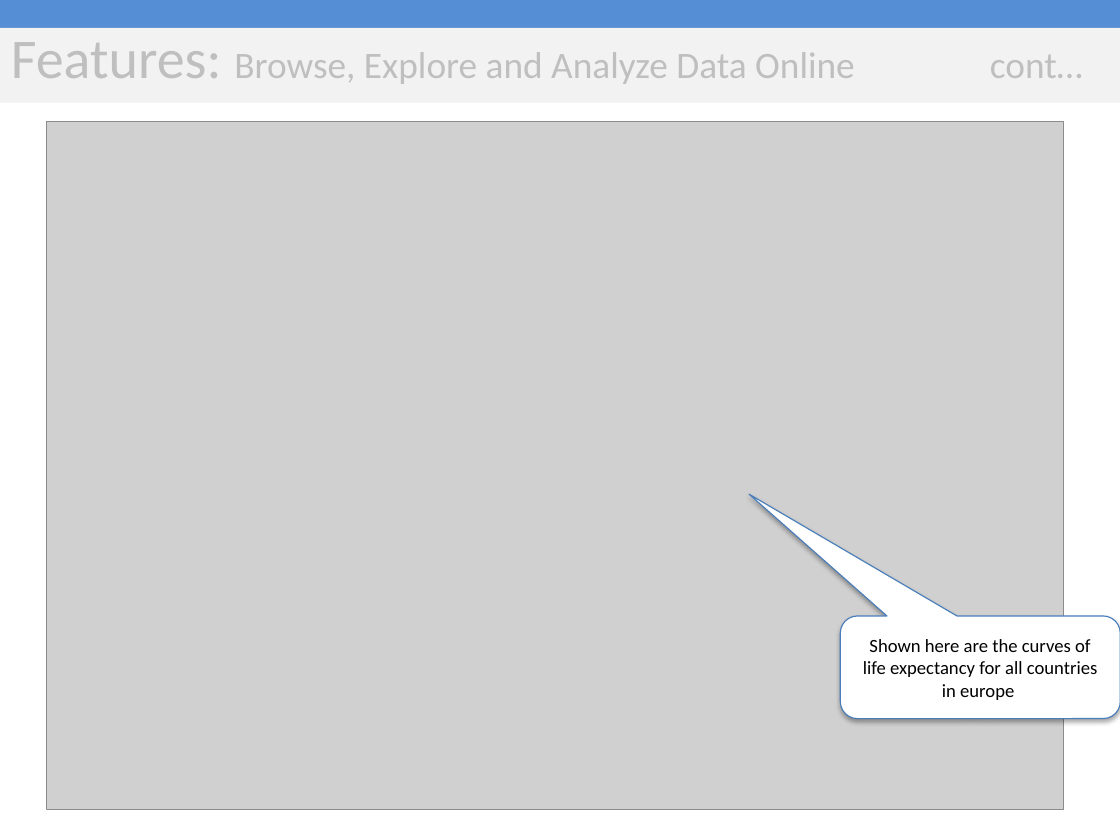
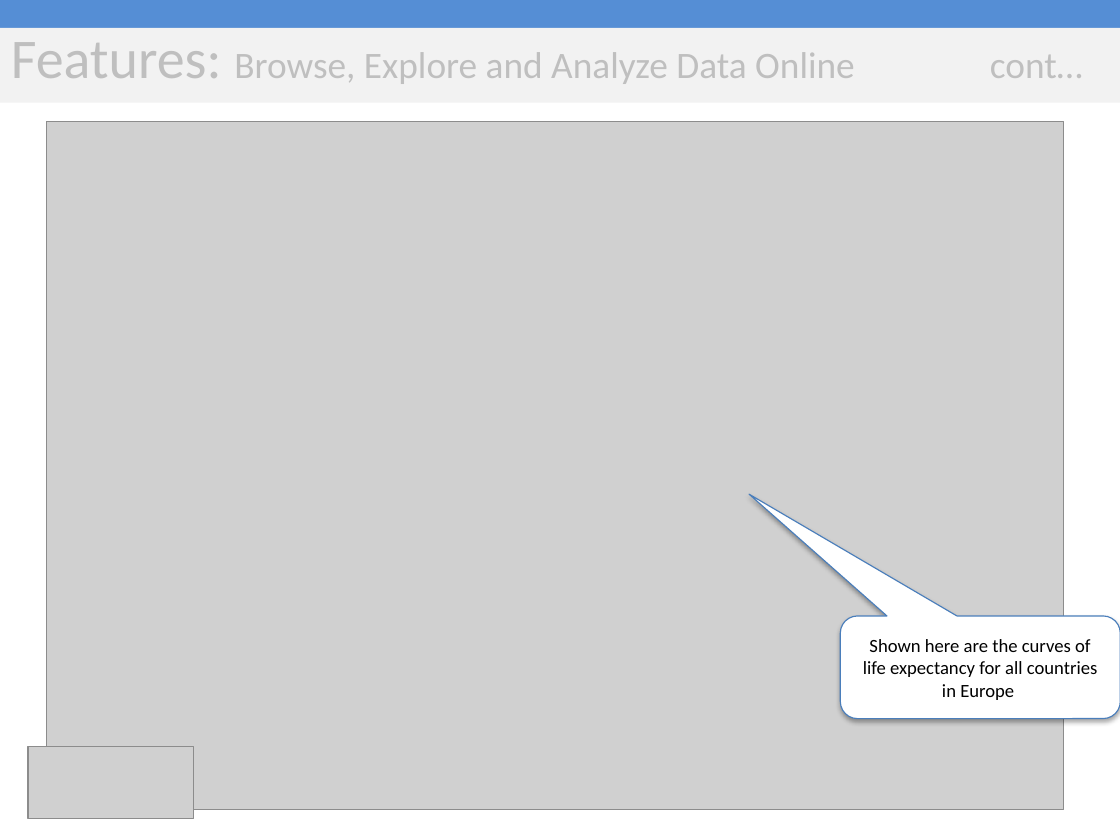
Before and after one commit to bmbi/BMBI, a slide deck: slide 16 of presentations/BMBI-ProductOverview.pptx. Drawn at 1120x840 pixels with LibreOffice and Linux fonts; fonts in the diff are those of the drawing; grey boxes stand for pictures. Boxes give left, top, right and bottom in pixels: in the first picture for what was removed or moved away, otherwise in the second. Text is boxed around its words. In the diff, an @@ line names an element or a change of style, - is before the commit and + after.

```diff
--- a/presentations/BMBI-ProductOverview.pptx
+++ b/presentations/BMBI-ProductOverview.pptx
@@ text in rounded speech box at (863,639,1098,700): text changed @@
-Shown here are the curves of life expectancy for all countries in europe
+Shown here are the curves of life expectancy for all countries in Europe
@@ picture added at (28,747,194,820) @@
```
Also in this commit, not shown: 17 other slides changed, 1 slide added.
